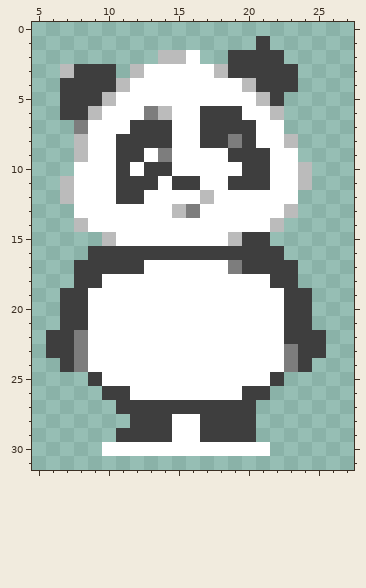
Edited in one commit: pixel-art sprite (parsed/images/panda.png). This is how it looked before the edit.
The file is 32x32 pixels. Colours within 5 levels of each other are drawn and written as one. Shown: x 5..27, y 0..31.
Now the later version:
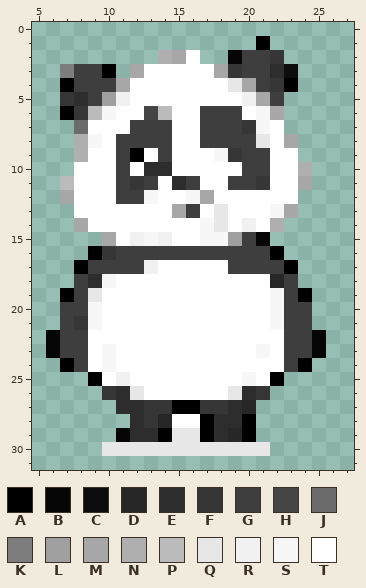
Palette (. is transparent): A #000000  B #060606  C #0c0c0c  D #272727  E #2d2d2d  F #363636  G #3e3e3e  H #454545  J #6b6b6b  K #7d7d7d  L #9f9f9f  M #a7a7a7  N #afafaf  P #bbbbbb  Q #e7e7e7  R #f1f1f1  S #f7f7f7  T #ffffff
What changed:
Changed rows in their new state; - is an unchanged pixel.
first column x 6:
 1 ---------------A----
 2 --------NM---B--F---
 3 -K--A-M-----MF--EC--
 4 -A---M-------QM-FA--
 5 -FE-LR--------RM----
 6 -AF-S--H-------SM---
 7 --J-----------FS----
 8 --NS---------G-Q-M--
 9 --N---A-G---SF------
10 -------EE---------N-
11 ------F--E-----F--M-
12 -M-----S--SM--------
13 ---------MG-Q---SM--
14 --M--------SQ-R-N---
15 ----M-RSR--SSL-B----
16 ---AF-----------A---
17 --A----R-----G---A--
18 ---ES-----------D---
19 -A-Q------------S-A-
20 ---S------------S---
21 --FS------------S---
22 B-G----------------B
23 B-G-S----------S-G-B
24 -AG-S------------GA-
25 ---A-R--------S-A---
26 ----FEQ------QEF----
27 -----EEFFAAFFED-----
28 ------EFD--AEEA-----
29 -----BEEAQQAEDA-----
30 ----QQQQQQQQQQQQ----
Changed places in both pictures, as pixel boxes (x1, y1, x2, y2):
changed: (46, 36, 326, 456)
